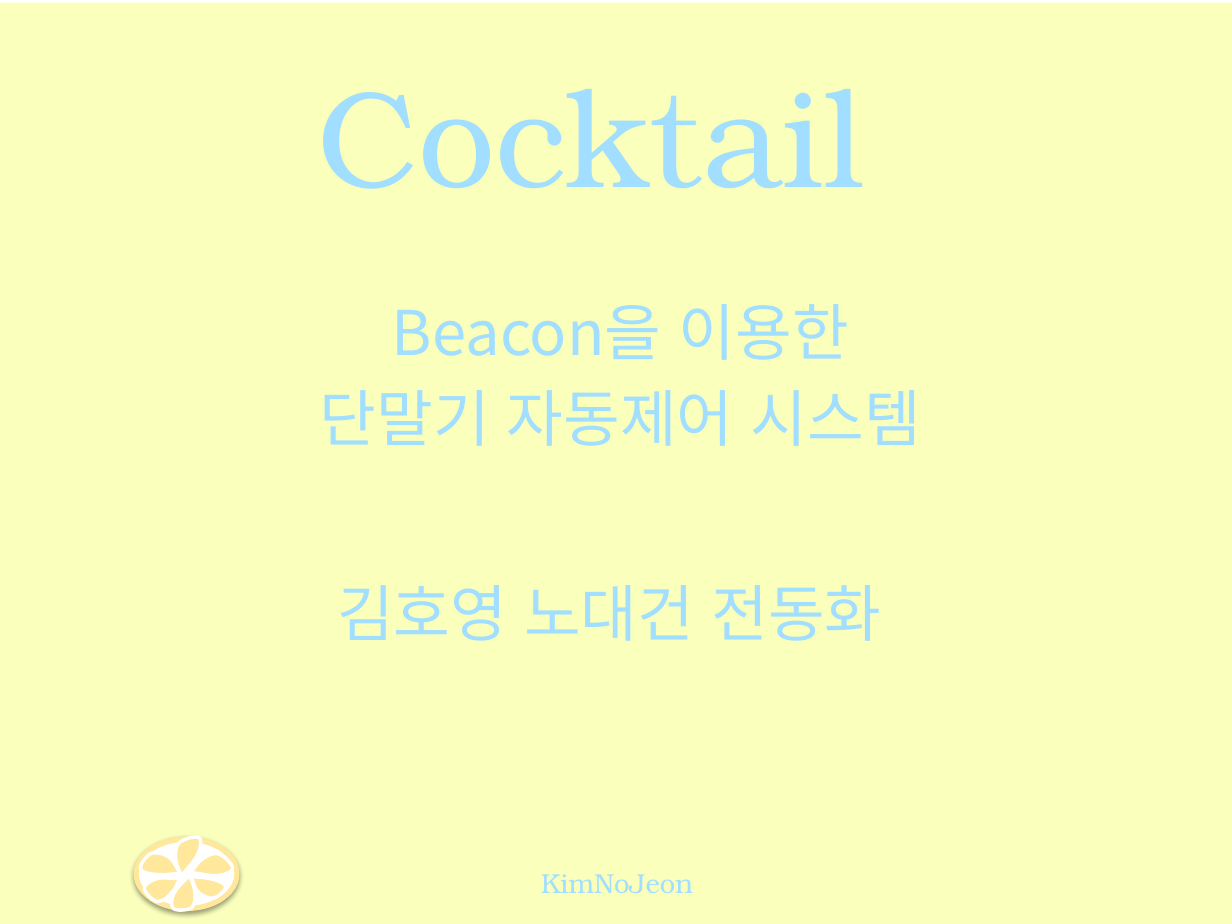
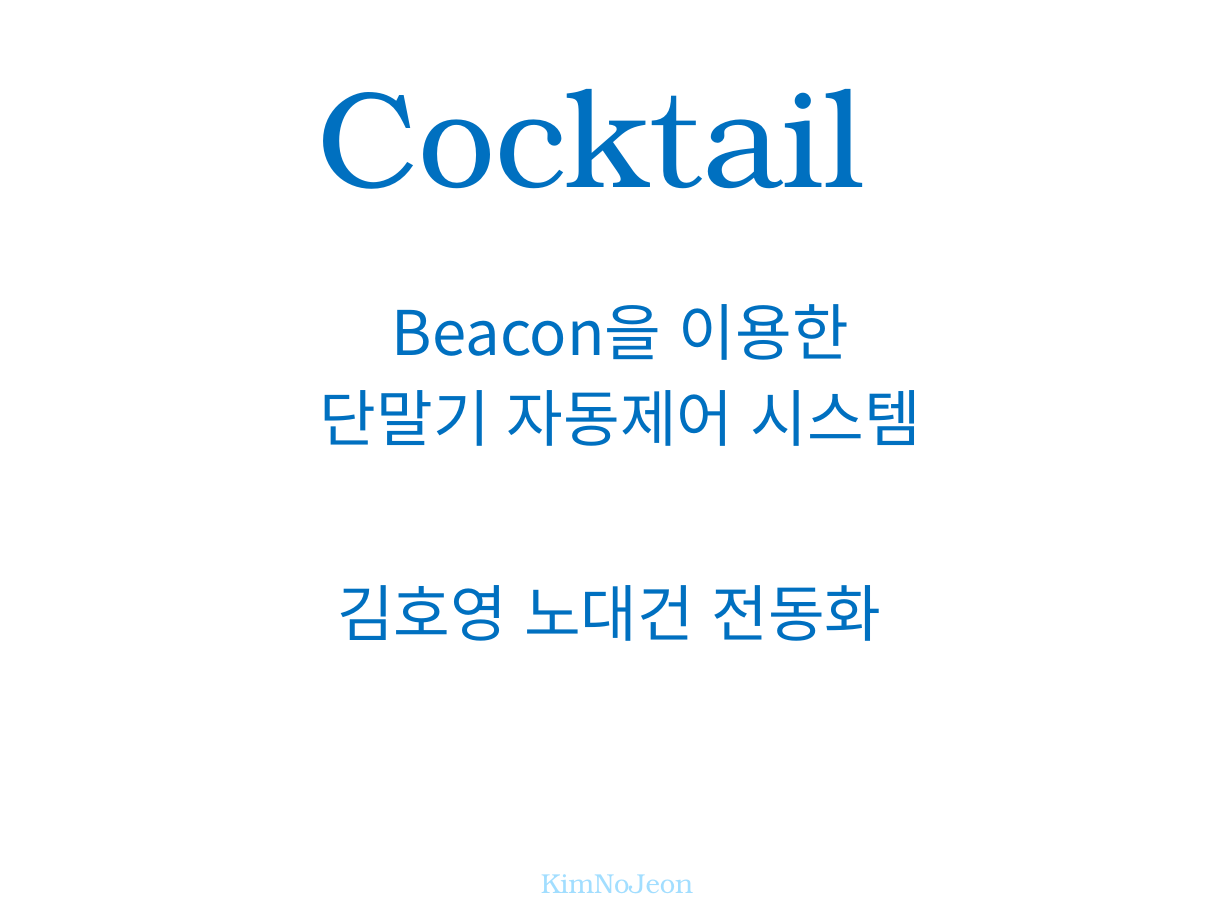
Before and after one commit to wjsehdghk/CockTail, a slide deck: slide 1 of 졸프 UI ver1.1.pptx. Drawn at 1232x924 pixels with LibreOffice and Linux fonts; fonts in the diff are those of the drawing; background and template pictures are left out. Boxes give left, top, right and bottom in pixels: in the first picture for what was removed or moved away, otherwise in the second. Text is boxed around its words. In the diff, an @@ line names an element or a change of style, - is before the commit and + after.

```diff
--- a/졸프 UI ver1.1.pptx
+++ b/졸프 UI ver1.1.pptx
@@ rectangle removed at box(0, 2, 1232, 924) @@
@@ text colour #A2DEFF to #0070C0 in 3 elements at box(318, 89, 865, 189), box(320, 304, 921, 446), box(337, 585, 882, 641) @@
@@ group removed at box(137, 830, 238, 917): 6 freeform shapes, 1 ellipse @@
```
Also in this commit, not shown: 9 other slides changed.
